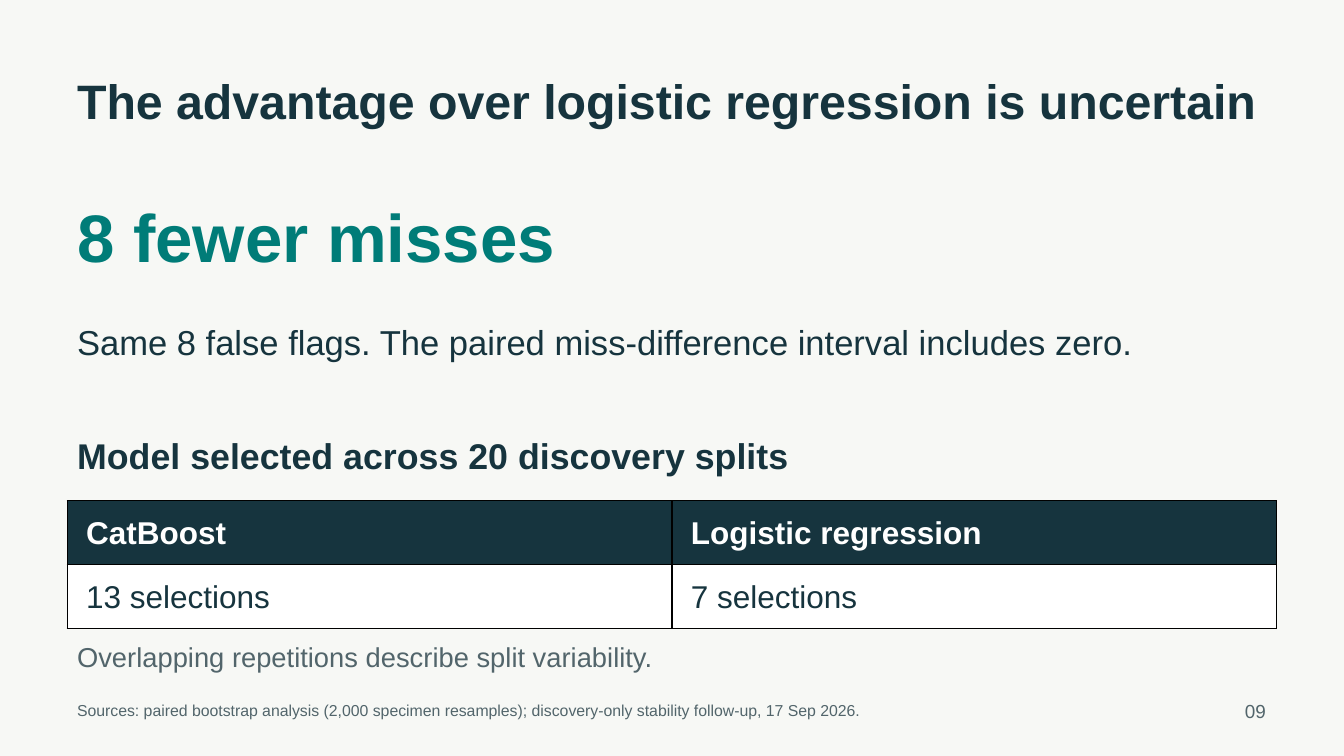
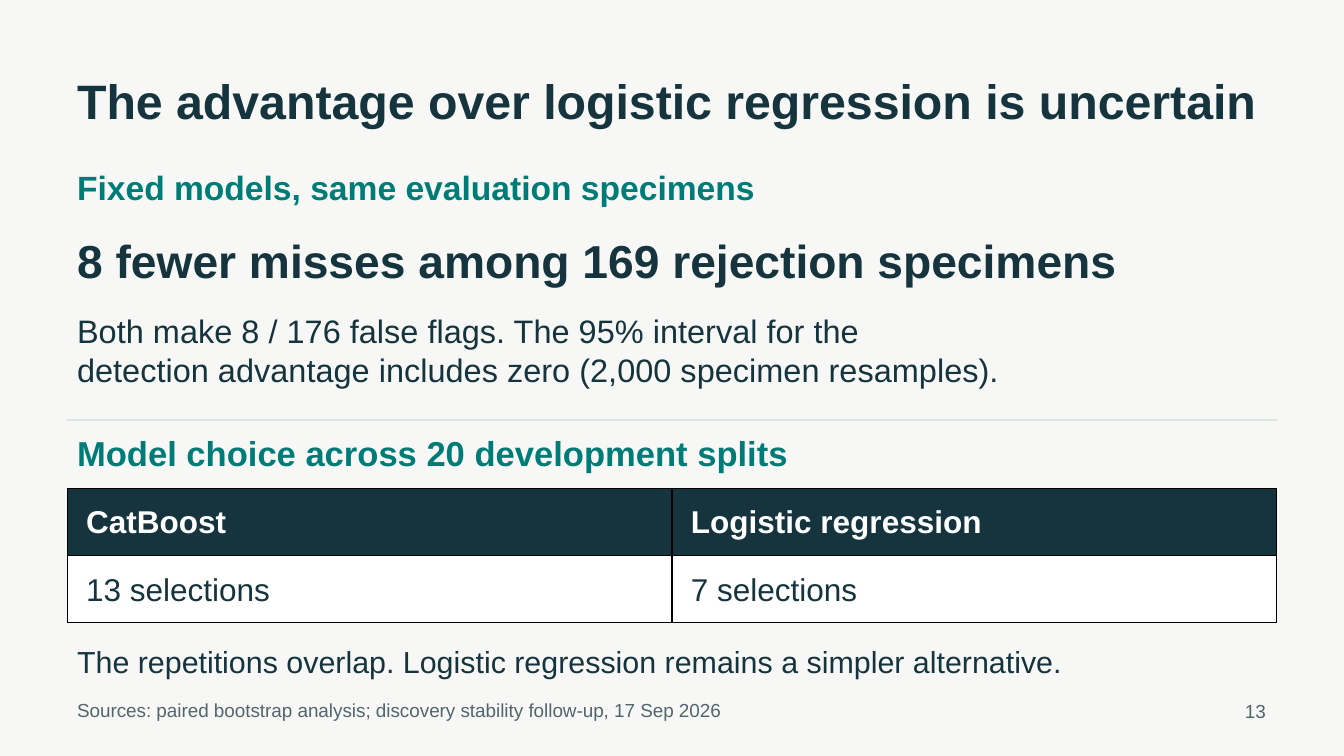
Before and after one commit to ca34525/Kidney-Biopsy-Rejection-Classifier, a slide deck: slide 13 of presentation/unos_kidney_biopsy.pptx (slide 9 before the commit). Drawn at 1344x756 pixels with LibreOffice and Linux fonts; fonts in the diff are those of the drawing. Boxes give left, top, right and bottom in pixels: in the first picture for what was removed or moved away, otherwise in the second. Text is boxed around its words. In the diff, an @@ line names an element or a change of style, - is before the commit and + after.

Commit message:
Align presentation slides with the speaking script

```diff
--- a/presentation/unos_kidney_biopsy.pptx
+++ b/presentation/unos_kidney_biopsy.pptx
@@ text added at [77, 175, 755, 207], 24 pt, text #007C78, bold @@
+Fixed models, same evaluation specimens
@@ text at [77, 244, 1116, 288]: text changed; size 48 to 33 pt; text colour #007C78 to #16343E @@
-8 fewer misses
+8 fewer misses among 169 rejection specimens
@@ text at [77, 319, 999, 388]: text changed; size 24.8 to 23.2 pt @@
-Same 8 false flags. The paired miss-difference interval includes zero.
+Both make 8 / 176 false flags. The 95% interval for the
+detection advantage includes zero (2,000 specimen resamples).
@@ line added from (68, 420) to (1277, 420), #CEDBD7 0.9 pt @@
@@ text at [77, 441, 787, 474]: text changed; size 25.5 to 24.8 pt; text colour #16343E to #007C78 @@
-Model selected across 20 discovery splits
+Model choice across 20 development splits
@@ table: place and size @@
-table at [68, 501, 1277, 629]
+table at [68, 488, 1277, 622]
@@ text removed at [77, 647, 652, 671] @@
-Overlapping repetitions describe split variability.
@@ text added at [77, 651, 1062, 679], 21.8 pt, text #16343E @@
+The repetitions overlap. Logistic regression remains a simpler alternative.
@@ text at [77, 703, 721, 721]: text changed; size 11.2 to 13.5 pt @@
-Sources: paired bootstrap analysis (2,000 specimen resamples); discovery-only stability follow-up, 17 Sep 2026.
+Sources: paired bootstrap analysis; discovery stability follow-up, 17 Sep 2026
@@ text at [1245, 705, 1266, 718]: text changed @@
-09
+13
```
Also in this commit, not shown: 15 other slides changed, 8 slides added, 4 slides removed, 42 other files.
